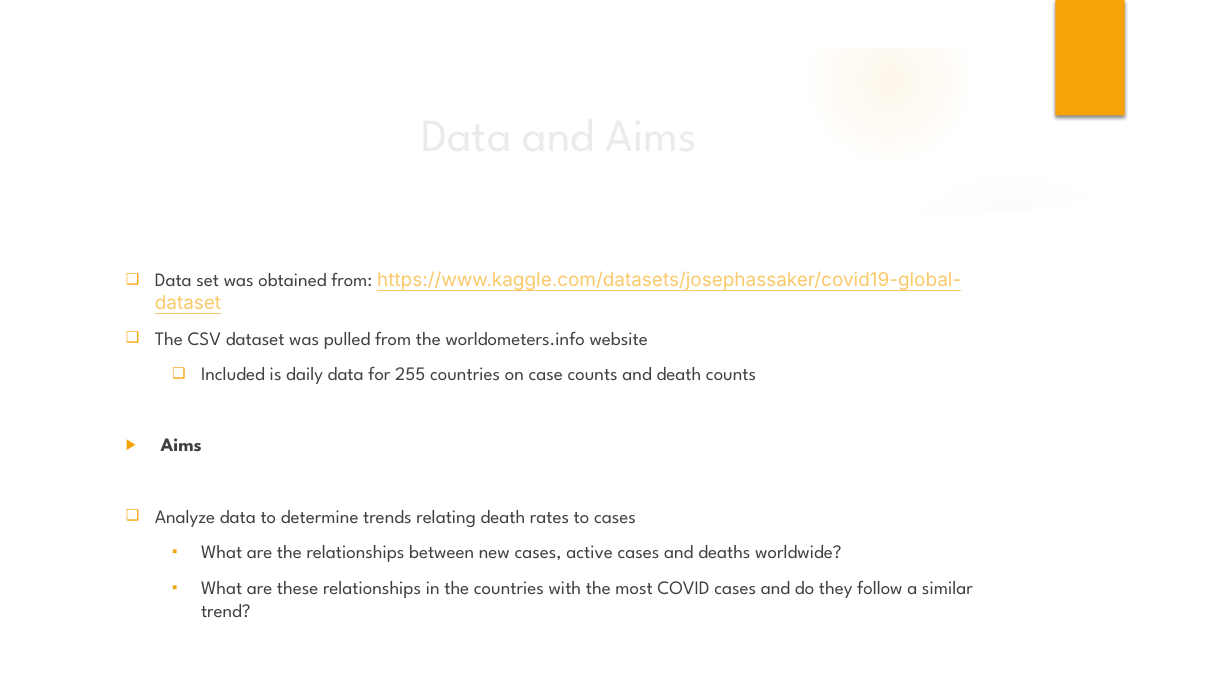
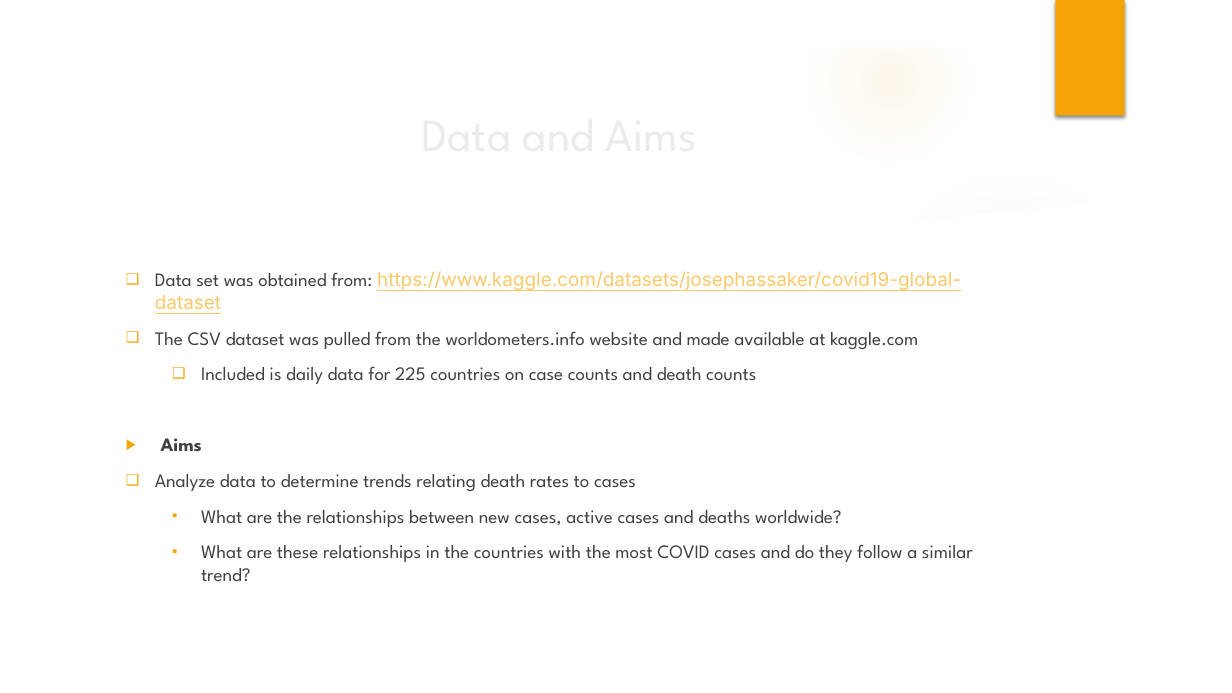
Before and after one commit to skeeling2/Project_1, a slide deck: slide 2 of Project_1_Meenakshi_Sarah_Eric.pptx. Drawn at 1232x693 pixels with LibreOffice and Linux fonts; fonts in the diff are those of the drawing; background and template pictures are left out. Boxes give left, top, right and bottom in pixels: in the first picture for what was removed or moved away, otherwise in the second. Text is boxed around its words. In the diff, an @@ line names an element or a change of style, - is before the commit and + after.

```diff
--- a/Project_1_Meenakshi_Sarah_Eric.pptx
+++ b/Project_1_Meenakshi_Sarah_Eric.pptx
@@ text at bbox=[155, 331, 918, 384]: text changed @@
-❑ The CSV dataset was pulled from the worldometers.info website
-  ❑ Included is daily data for 255 countries on case counts and death counts
+❑ The CSV dataset was pulled from the worldometers.info website and made available at kaggle.com
+  ❑ Included is daily data for 225 countries on case counts and death counts
```
Also in this commit, not shown: 1 other slide changed.
